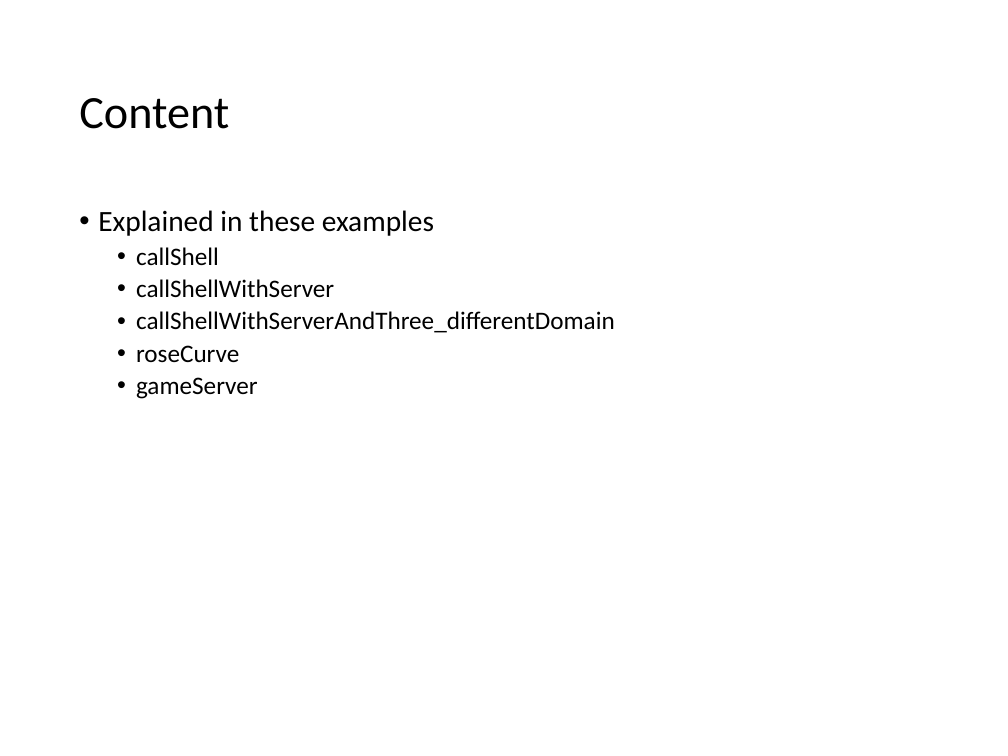
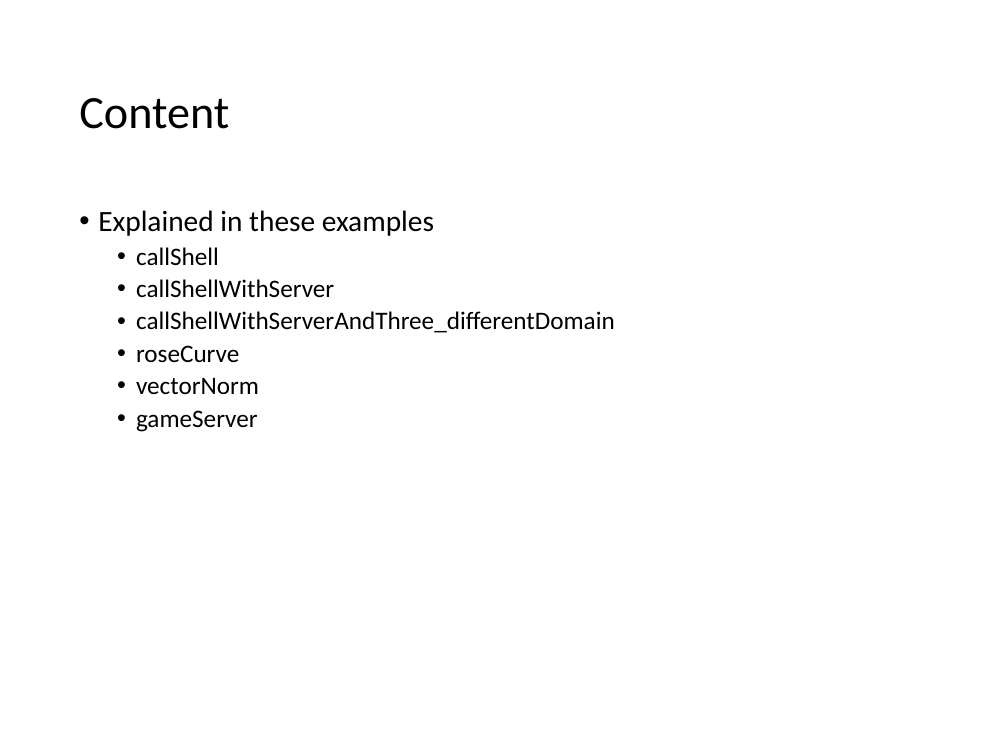
Before and after one commit to jyunming-chen/node-study, a slide deck: slide 3 of study.pptx. Drawn at 1008x756 pixels with LibreOffice and Linux fonts; fonts in the diff are those of the drawing. Boxes give left, top, right and bottom in pixels: in the first picture for what was removed or moved away, otherwise in the second. Text is boxed around its words. In the diff, an @@ line names an element or a change of style, - is before the commit and + after.

Commit message:
add vectorNorm

```diff
--- a/study.pptx
+++ b/study.pptx
@@ text at [136, 377, 259, 394]: paragraph added @@
+  • vectorNorm
```
Also in this commit, not shown: 6 slides added, 28 other files.
